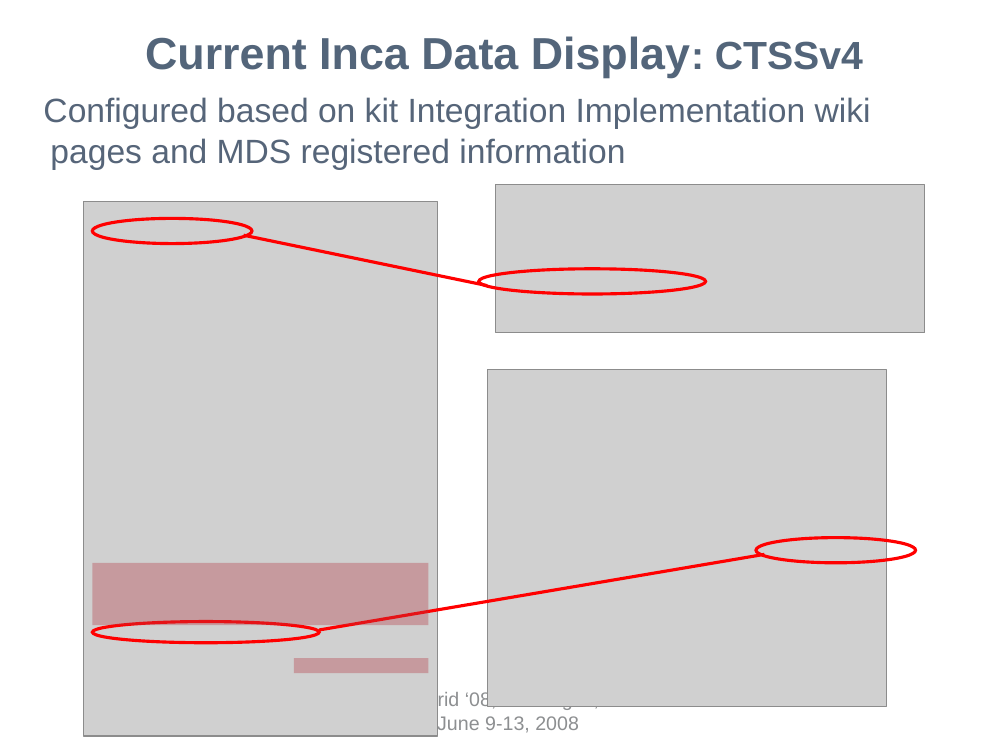
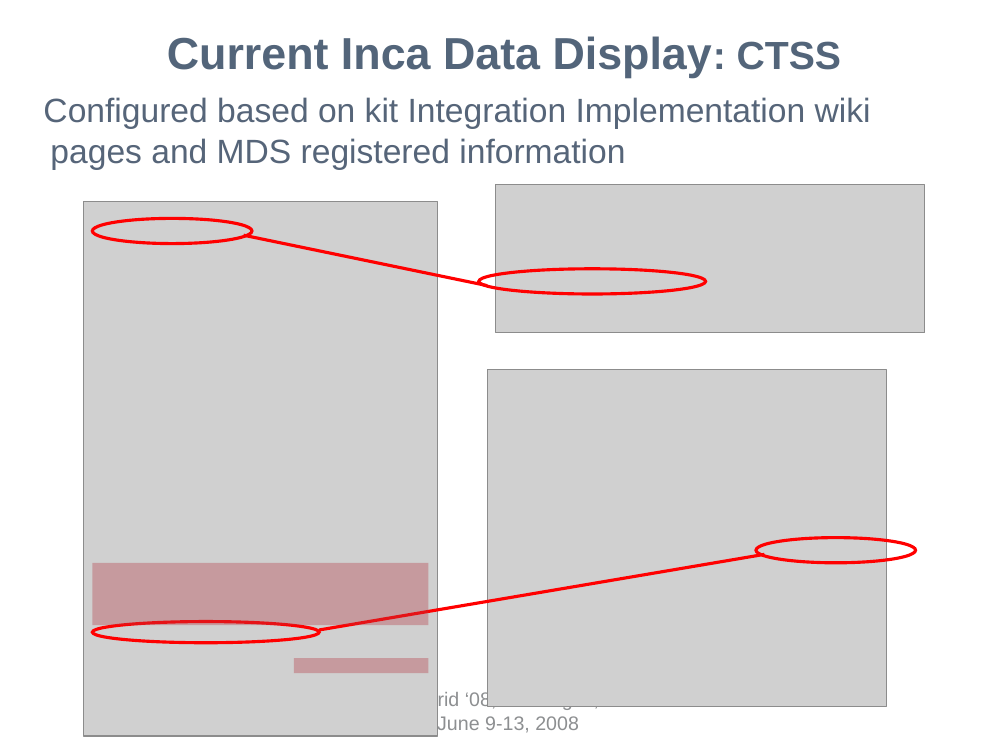
Before and after one commit to IncaProject/inca-xsede, a slide deck: slide 10 of talks/tg08/inca-tg08.ppt. Drawn at 1008x756 pixels with LibreOffice and Linux fonts; fonts in the diff are those of the drawing; grey boxes stand for pictures; background and template pictures are left out. Boxes give left, top, right and bottom in pixels: in the first picture for what was removed or moved away, otherwise in the second. Text is boxed around its words. In the diff, an @@ line names an element or a change of style, - is before the commit and + after.

```diff
--- a/talks/tg08/inca-tg08.ppt
+++ b/talks/tg08/inca-tg08.ppt
@@ title at box(167, 36, 841, 78): text changed @@
-Current Inca Data Display: CTSSv4
+Current Inca Data Display: CTSS
```
Also in this commit, not shown: 5 other slides changed, 3 slides added, 8 slides removed.
